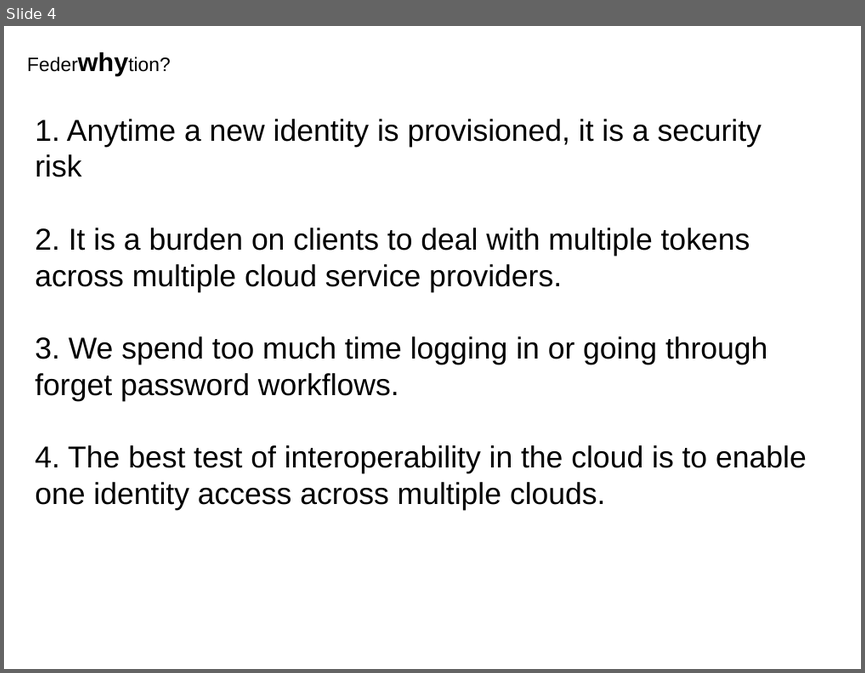
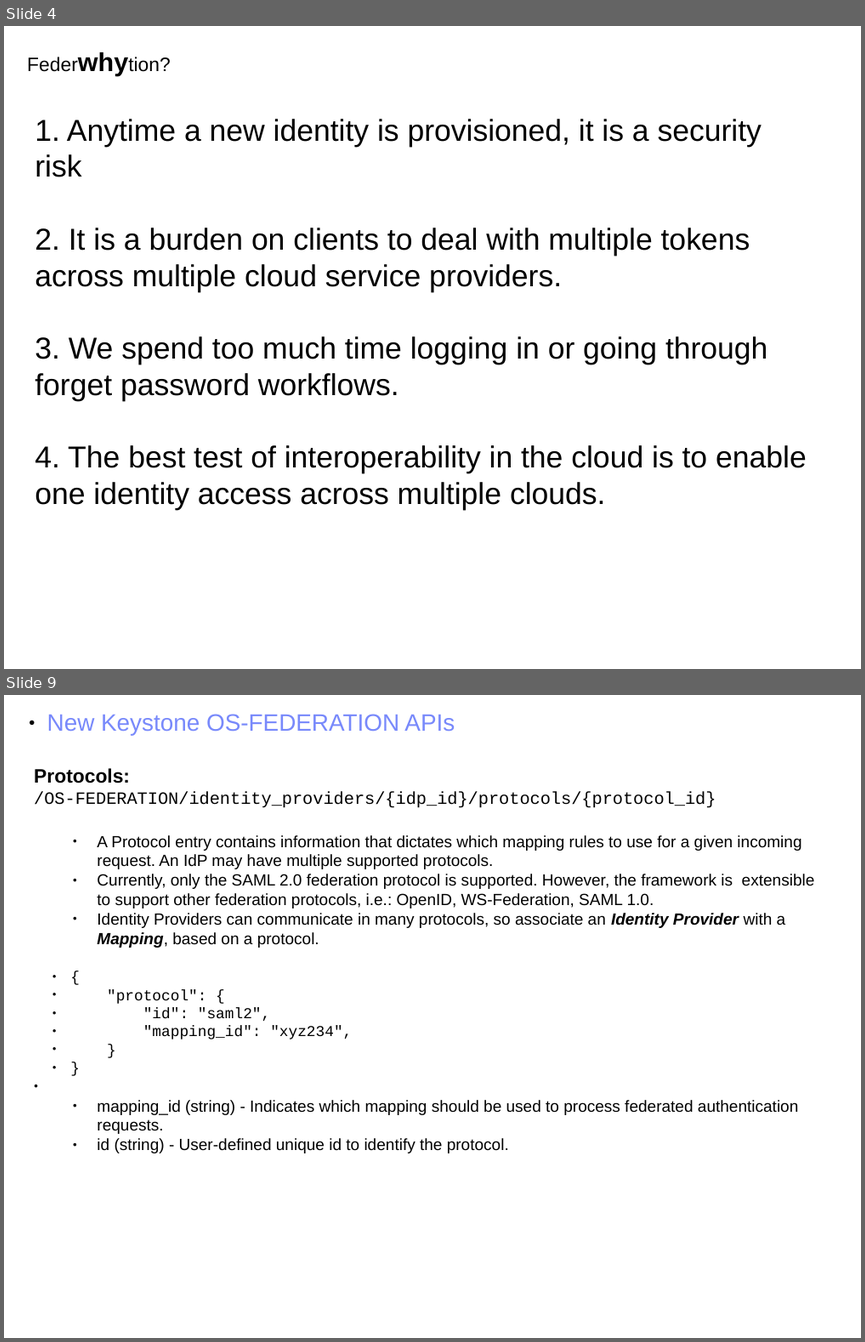
Before and after one commit to joesavak/OpenStackFederation, a slide deck: os-federation.odp. Shown one above the other, each under a label of ours: slide 4 before the commit, slides 4 and 9 after it; the slides between them are not shown. The pictures are 865x673 and 865x1342 pixels, drawn with LibreOffice and Linux fonts; fonts in the diff are those of the drawing. Boxes give left, top, right and bottom in pixels: in the first picture for what was removed or moved away, otherwise in the second. Text is boxed around its words. In the diff, an @@ line names an element or a change of style, - is before the commit and + after.

```diff
--- a/os-federation.odp
+++ b/os-federation.odp
@@ slide 9 added at bbox=[4, 695, 861, 1338], background #FFFFFF @@
@@ text added at bbox=[47, 714, 454, 735], 22 pt, text #7889FB @@
+● New Keystone OS-FEDERATION APIs
@@ text added at bbox=[34, 768, 815, 1153], 15 pt, text #000000 @@
+Protocols:
+/OS-FEDERATION/identity_providers/{idp_id}/protocols/{protocol_id}
+  ● A Protocol entry contains information that dictates which mapping rules to use for a given incoming request. An IdP may have multiple supported protocols.
+  ● Currently, only the SAML 2.0 federation protocol is supported. However, the framework is extensible to support other federation protocols, i.e.: OpenID, WS-Federation, SAML 1.0.
+  ● Identity Providers can communicate in many protocols, so associate an Identity Provider with a Mapping, based on a protocol.
+  ● {
+  ● "protocol": {
+  ● "id": "saml2",
+  ● "mapping_id": "xyz234",
+  ● }
+  ● }
+  ● mapping_id (string) - Indicates which mapping should be used to process federated authentication requests.
+  ● id (string) - User-defined unique id to identify the protocol.
```
Also in this commit, not shown: 2 slides changed, 11 other slides added, 1 slide removed.
